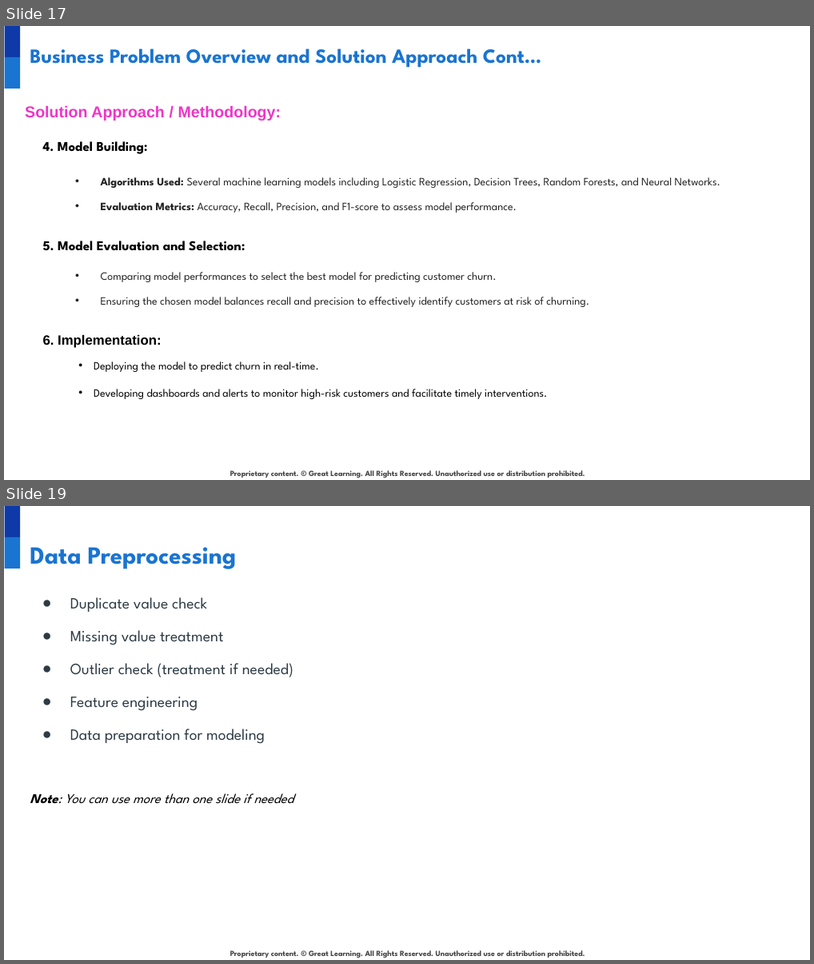
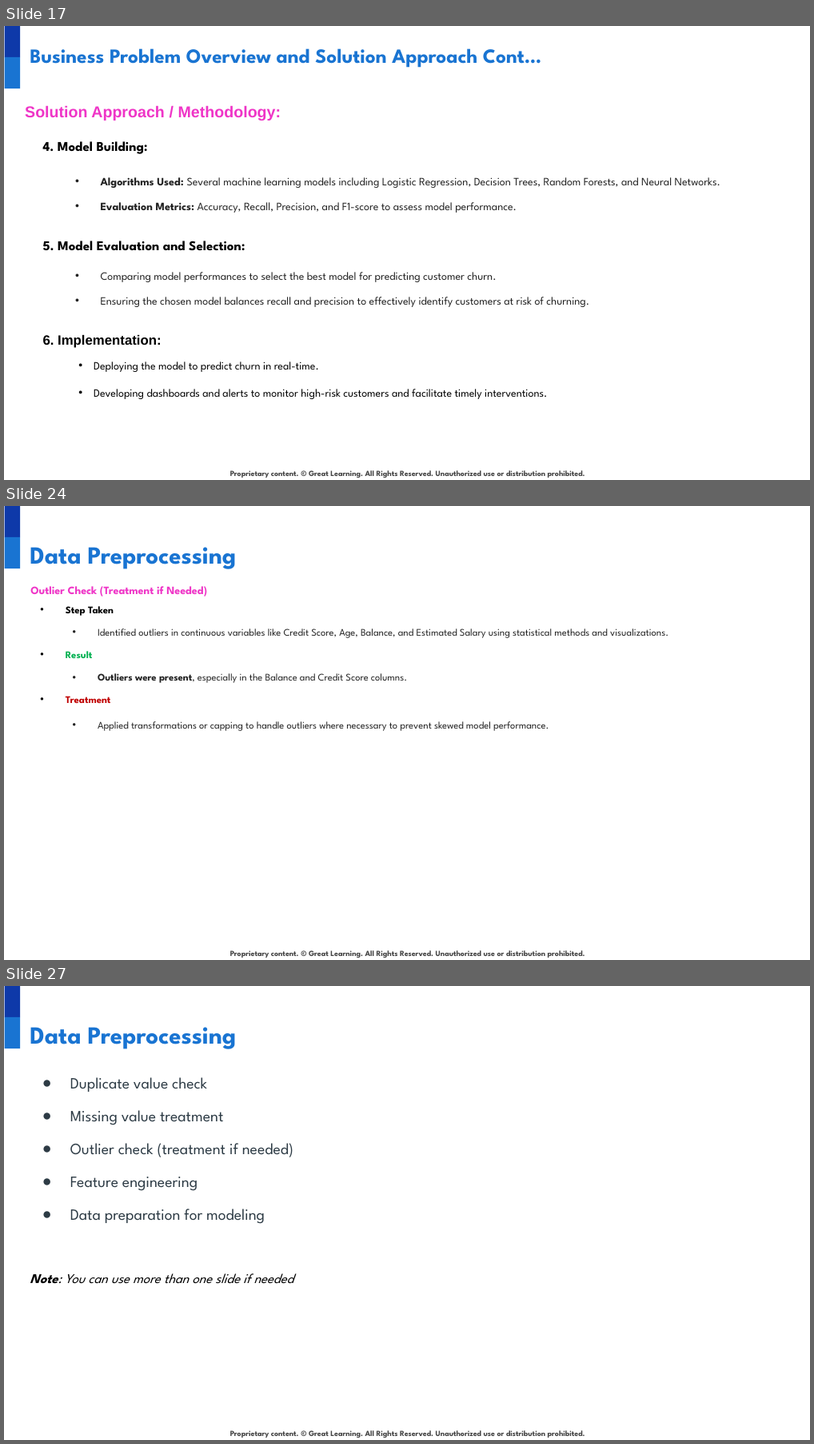
Before and after one commit to developer20sujeet/Python_For_AIML_DataScience, a slide deck: GreatLearningProject/NLP/1.Bank Churn Prediction/INN_Project_PresentationTemplate.pptx. Shown one above the other, each under a label of ours: slides 17 and 19 before the commit, slides 17, 24 and 27 after it; the slides between them are not shown. The pictures are 814x964 and 814x1444 pixels, drawn with LibreOffice and Linux fonts; fonts in the diff are those of the drawing; background and template pictures are left out. Boxes give left, top, right and bottom in pixels: in the first picture for what was removed or moved away, otherwise in the second. Text is boxed around its words. In the diff, an @@ line names an element or a change of style, - is before the commit and + after.

```diff
--- a/GreatLearningProject/NLP/1.Bank Churn Prediction/INN_Project_PresentationTemplate.pptx
+++ b/GreatLearningProject/NLP/1.Bank Churn Prediction/INN_Project_PresentationTemplate.pptx
@@ slide 24 added at (x1=4, y1=506, x2=810, y2=960), background #FFFFFF; not listed: 3 template elements that a slide beside it also shows @@
@@ title added at (x1=30, y1=547, x2=236, y2=569), 22 pt, text #1974D2, bold @@
+Data Preprocessing
@@ text added at (x1=30, y1=586, x2=207, y2=596), 10 pt, text #EF35C7, bold @@
+Outlier Check (Treatment if Needed)
@@ text added at (x1=66, y1=606, x2=114, y2=616), 9 pt, text #000000, bold @@
+• Step Taken
@@ text added at (x1=98, y1=628, x2=669, y2=638), 9 pt, text #222222 @@
+• Identified outliers in continuous variables like Credit Score, Age, Balance, and Estimated Salary using statistical methods and visualizations.
@@ text added at (x1=66, y1=651, x2=93, y2=658), 9 pt, text #00B050, bold @@
+• Result
@@ text added at (x1=98, y1=673, x2=407, y2=683), 9 pt, text #222222 @@
+• Outliers were present, especially in the Balance and Credit Score columns.
@@ text added at (x1=66, y1=696, x2=111, y2=703), 9 pt, text #C00000, bold @@
+• Treatment
@@ text added at (x1=98, y1=721, x2=549, y2=731), 9 pt, text #222222 @@
+• Applied transformations or capping to handle outliers where necessary to prevent skewed model performance.
@@ what was slide 19 is now slide 27 @@
```
Also in this commit, not shown: 2 slides changed, 10 other slides added, 2 other files.
